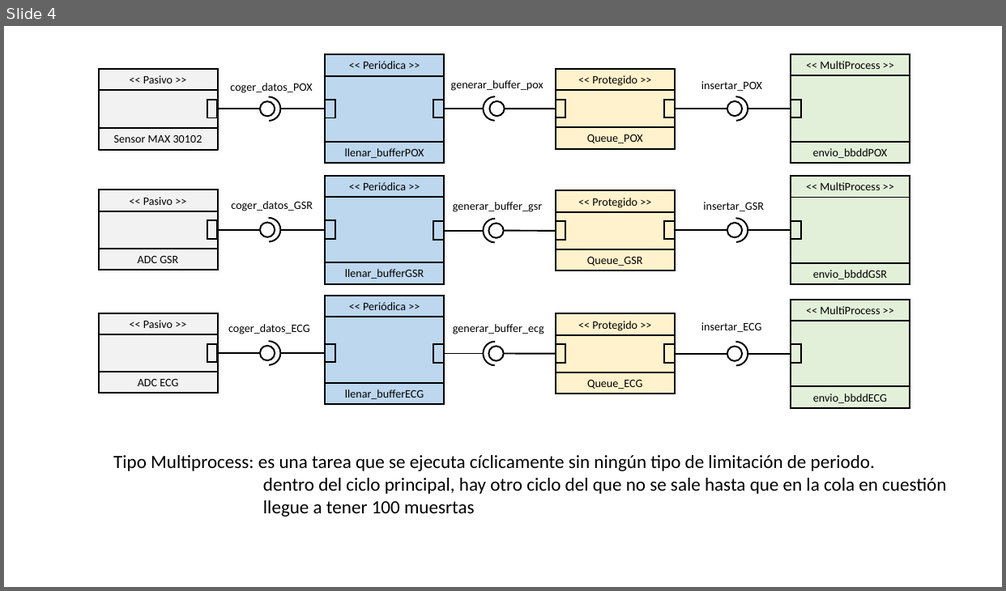
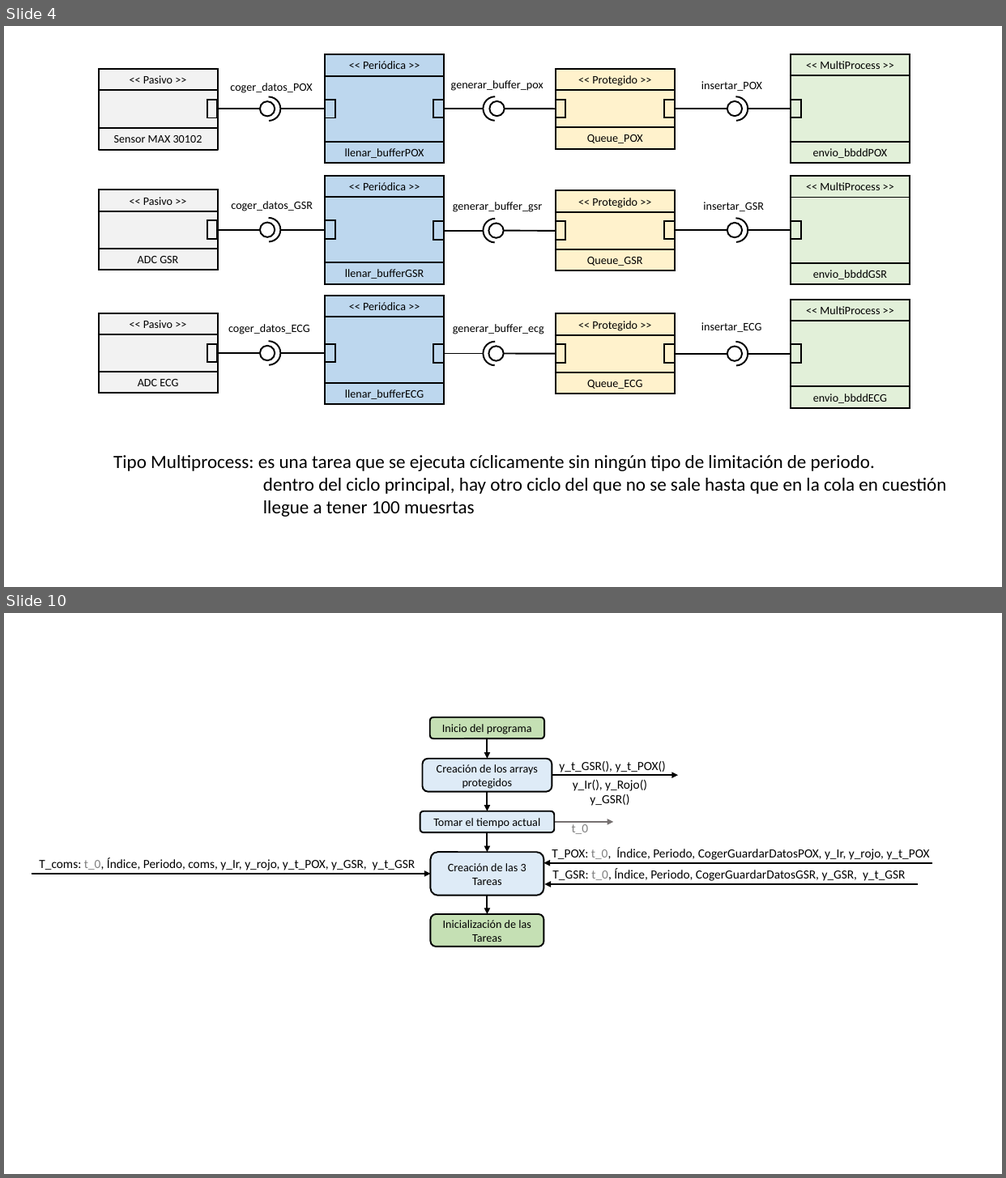
Before and after one commit to GICI-UPV-EHU/Biosignals-HW, a slide deck: Words y Excel/Imagenes.pptx. Shown one above the other, each under a label of ours: slide 4 before the commit, slides 4 and 10 after it; the slides between them are not shown. The pictures are 1006x591 and 1006x1178 pixels, drawn with LibreOffice and Linux fonts; fonts in the diff are those of the drawing. Boxes give left, top, right and bottom in pixels: in the first picture for what was removed or moved away, otherwise in the second. Text is boxed around its words. In the diff, an @@ line names an element or a change of style, - is before the commit and + after.

```diff
--- a/Words y Excel/Imagenes.pptx
+++ b/Words y Excel/Imagenes.pptx
@@ slide 10 added at (4,613,1002,1174), background #FFFFFF @@
@@ group added at (32,717,932,947): 9 arrows, 6 texts, 5 rounded rectangles @@
+Creación de los arrays protegidos
+Tomar el tiempo actual
+T_POX: t_0, Índice, Periodo, CogerGuardarDatosPOX, y_Ir, y_rojo, y_t_POX
+Inicio del programa
+Creación de las 3 Tareas
+y_t_GSR(), y_t_POX()
+y_Ir(), y_Rojo()
+y_GSR()
+t_0
+T_GSR: t_0, Índice, Periodo, CogerGuardarDatosGSR, y_GSR, y_t_GSR
+T_coms: t_0, Índice, Periodo, coms, y_Ir, y_rojo, y_t_POX, y_GSR, y_t_GSR
+Inicialización de las Tareas
```
Also in this commit, not shown: 1 slide changed, 5 other slides added.
